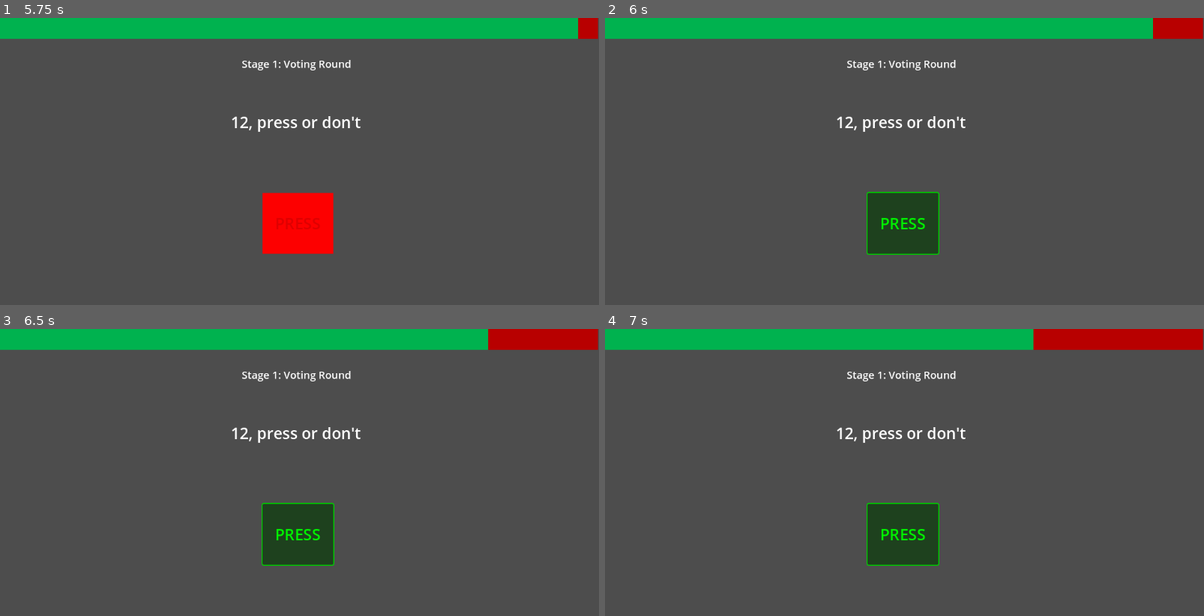
Above: before the commit, frames 1-4 (two rows, left to right).
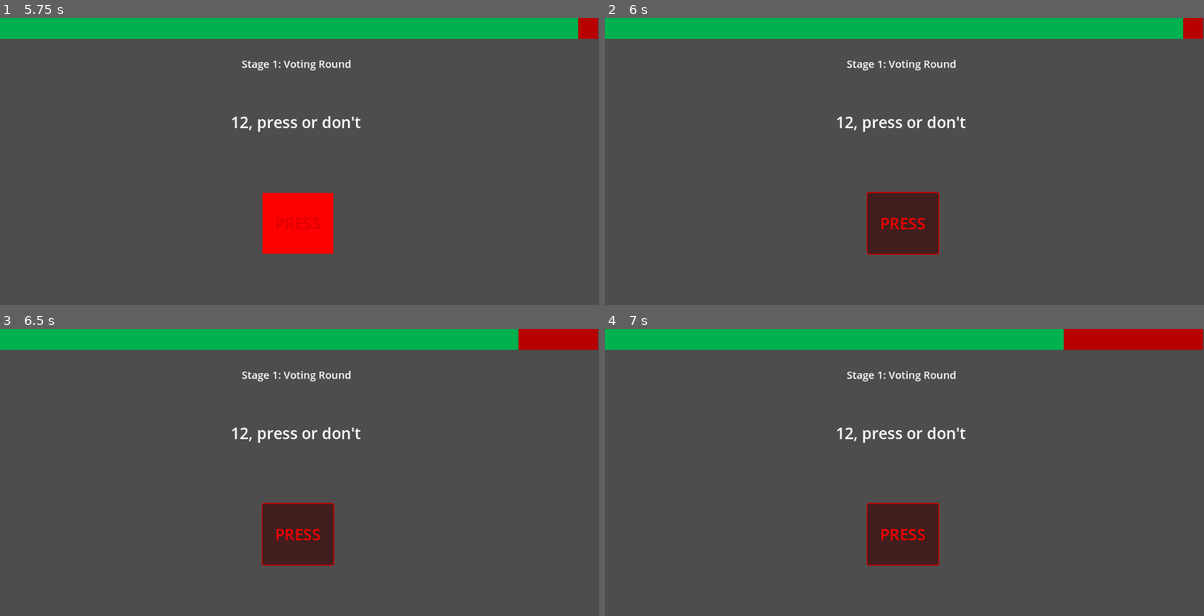
Above: after the commit, the same moments.

Repository: Beepered/WouldYouPressTheButton-Special
Game: Godot game, scene res://scenes/main_menu.tscn
Same seed, same stepped clock (60 frames per second), same inputs: the game is played once before the commit and once after it.
Inputs (mouse positions are in pixels of both pictures, inside the frame that each line leads up to):
- Up to frame 1 (5.75 s): click "Play" at 0.5 s; click (449, 106) at 1.27 s; type "12" at 1.35 s; click (449, 129) at 1.5 s; type "12" at 1.58 s; click (449, 150) at 1.73 s; type "12" at 1.82 s; click (449, 170) at 2.02 s; type "12" at 2.1 s; click (449, 190) at 2.25 s; type "12" at 2.33 s; click (449, 213) at 2.48 s; type "12" at 2.57 s; click (449, 233) at 2.77 s; type "12" at 2.85 s; click (449, 253) at 3 s; type "12" at 3.08 s; click "PLAY" at 3.5 s; move the mouse to (431, 170) at 4.27 s; click (431, 170) at 4.42 s; move the mouse to (179, 201) at 5.02 s; click (179, 201) at 5.17 s
- Up to frame 2 (6 s): click "PRESS" at 5.75 s
- Up to frame 3 (6.5 s): no input
- Up to frame 4 (7 s): click "PRESS" at 6.5 s

Frame 1 is identical in both runs. In frame 2, 3.0% of the frame differs, in the area x 43-97%, y 0-83%; in frame 3, 3.0%, in the area x 43-87%, y 0-83%; in frame 4, 3.0%.

Commit message:
voting now ends timer

Diff:
--- a/wouldyoupressthebutton-special/scripts/play/discussion.gd
+++ b/wouldyoupressthebutton-special/scripts/play/discussion.gd
@@ -107,6 +107,7 @@
 	# Hide the voting button and stop the timer
 	voteButton.visible = false
 	timer.stop()
+	timer.emit_signal("timeout")
 	print("Voting phase complete. Total votes:", voteCount)
 
 func on_vote_button_pressed() -> void:
@@ -128,6 +129,9 @@
 
 	# After voting, reset currentPlayer to null
 	currentPlayer = ""
+	timer.stop()
+	timer.emit_signal("timeout")
+
 
 func assign_roles() -> void:
 	# Weighted random selection for persuader
--- a/wouldyoupressthebutton-special/scripts/play/getPrompts.gd
+++ b/wouldyoupressthebutton-special/scripts/play/getPrompts.gd
@@ -1,9 +1,6 @@
 extends Node
 
 @onready var text_file_path = "res://prompts.txt"
-
-func _ready():
-	get_text_list()
 
 func get_text_list():
 	var promptList = []
